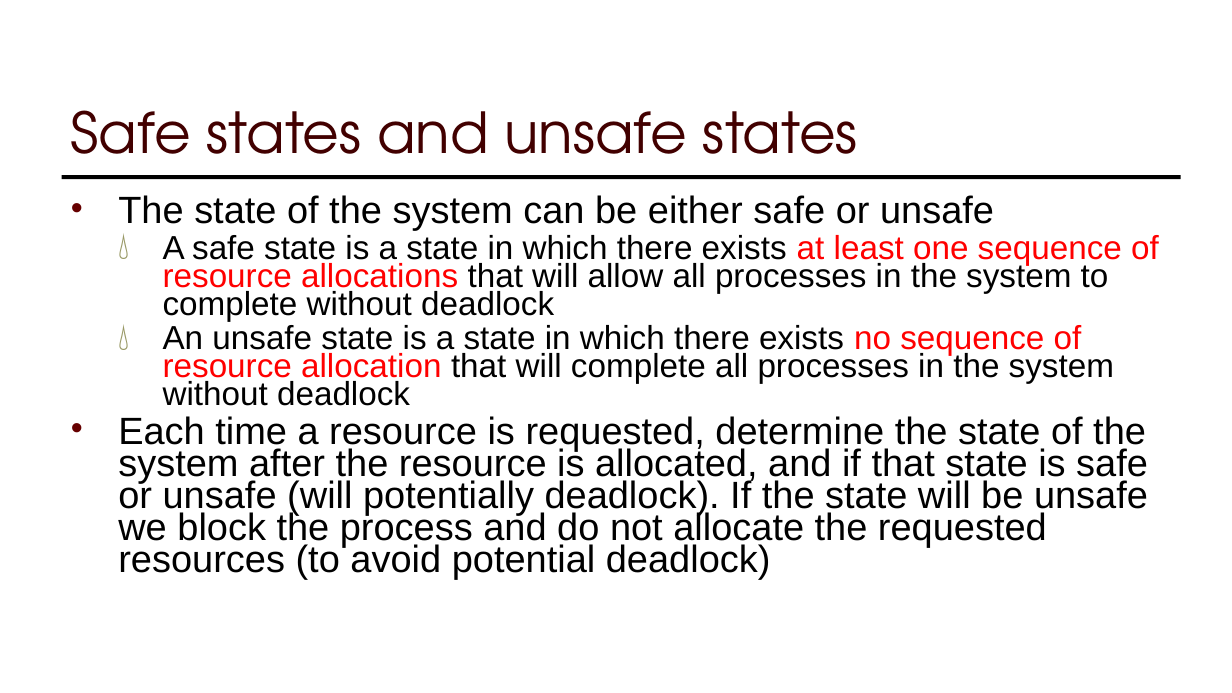
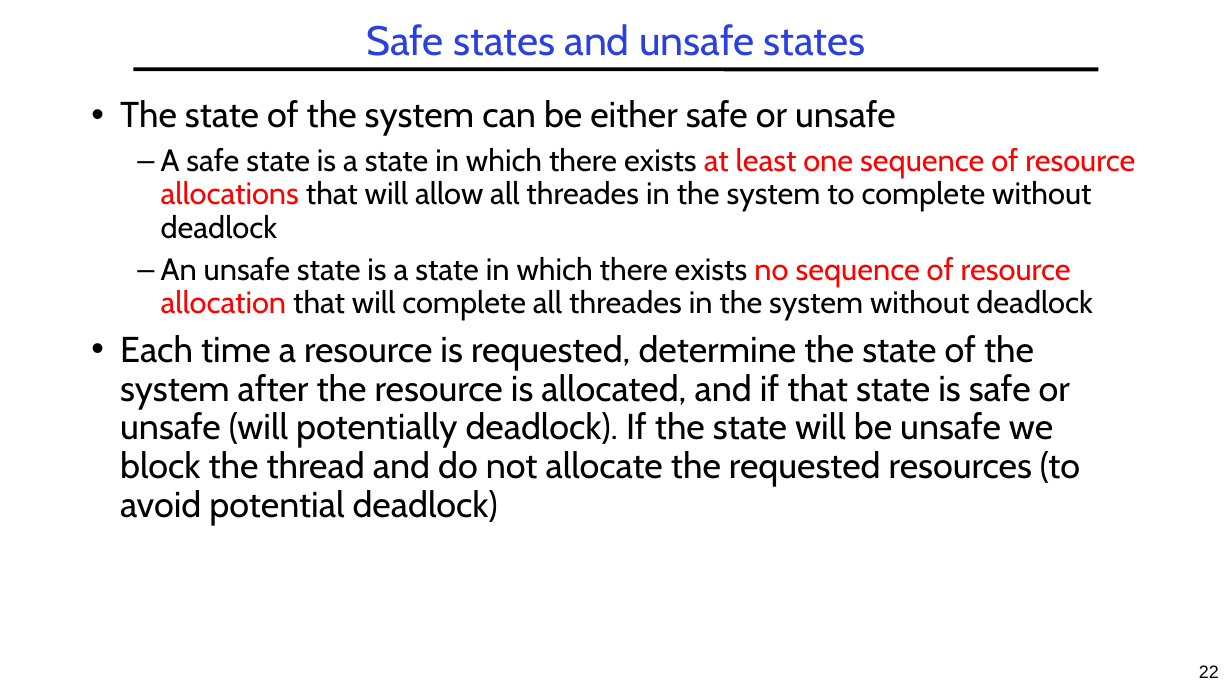
Before and after one commit to guhofstra/CSC256Fa25, a slide deck: slide 22 of PPTs/LXX Deadlocks.pptx (slide 32 before the commit). Drawn at 1232x693 pixels with LibreOffice and Linux fonts; fonts in the diff are those of the drawing. Boxes give left, top, right and bottom in pixels: in the first picture for what was removed or moved away, otherwise in the second. Text is boxed around its words. In the diff, an @@ line names an element or a change of style, - is before the commit and + after.

```diff
--- a/PPTs/LXX Deadlocks.pptx
+++ b/PPTs/LXX Deadlocks.pptx
@@ title "Safe states and unsafe states": place and size @@
-title "Safe states and unsafe states" at [71, 110, 858, 179]
+title "Safe states and unsafe states" at [366, 24, 866, 56]
@@ title "Safe states and unsafe states" at [366, 24, 866, 56]: size 44 to 32 pt, font TeX Gyre Adventor to Cabin, text colour #420000 to #2A40E2; alignment left to centre; line spacing 1 to 0.9; vertical alignment bottom to middle @@
@@ line moved from (1181, 177) - (62, 177) to (133, 69) - (1099, 69) @@
@@ text "The state of the system ...": place and size @@
-text "The state of the system ..." at [118, 195, 1159, 579]
+text "The state of the system ..." at [120, 100, 1135, 526]
@@ text at [120, 100, 896, 136]: size 29.6 to 28 pt, font Arial to Cabin in "The state of the system can be ..."; indent changed; line spacing 0.7 to 0.9; more space between paragraphs @@
@@ text at [120, 148, 1135, 526]: text changed; size 25.9 to 24 pt; font Arial to Cabin @@
-  💧 A safe state is a state in which there exists at least one sequence of resource allocations that will allow all processes in the system to complete without deadlock
-  💧 An unsafe state is a state in which there exists no sequence of resource allocation that will complete all processes in the system without deadlock
-• Each time a resource is requested, determine the state of the system after the resource is allocated, and if that state is safe or unsafe (will potentially deadlock). If the state will be unsafe we block the process and do not allocate the requested resources (to avoid potential deadlock)
+  – A safe state is a state in which there exists at least one sequence of resource allocations that will allow all threades in the system to complete without deadlock
+  – An unsafe state is a state in which there exists no sequence of resource allocation that will complete all threades in the system without deadlock
+• Each time a resource is requested, determine the state of the system after the resource is allocated, and if that state is safe or unsafe (will potentially deadlock). If the state will be unsafe we block the thread and do not allocate the requested resources (to avoid potential deadlock)
@@ page number added at [1199, 665, 1219, 678], 14 pt, text #000000 @@
+22
```
Also in this commit, not shown: 49 other slides changed, 1 slide added, 11 slides removed, 4 other files.
